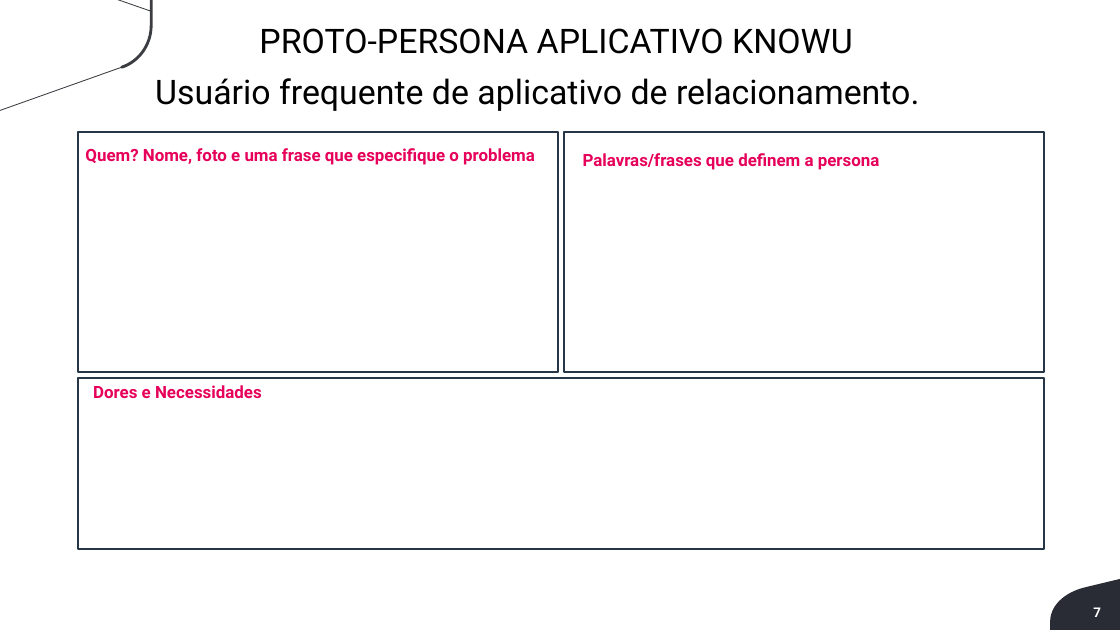
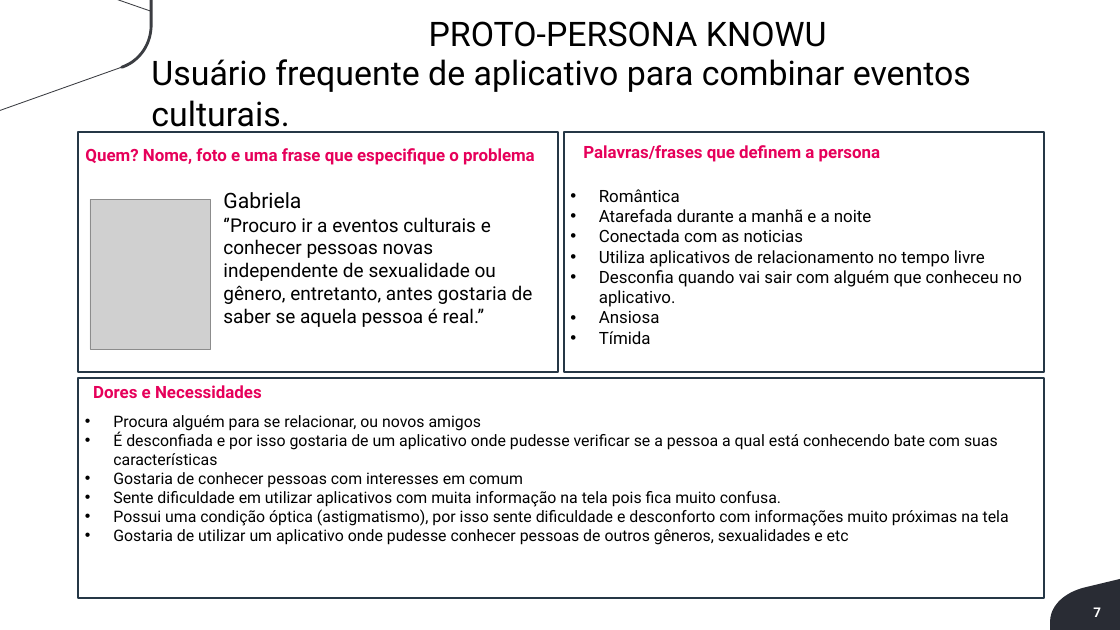
Before and after one commit to fekling/Knowu-Grupo5, a slide deck: slide 8 of Documentação/Sprint 1 - Entregavel do Projeto - v2 - Aluno-1.pptx. Drawn at 1120x630 pixels with LibreOffice and Linux fonts; fonts in the diff are those of the drawing; grey boxes stand for pictures; background and template pictures are left out. Boxes give left, top, right and bottom in pixels: in the first picture for what was removed or moved away, otherwise in the second. Text is boxed around its words. In the diff, an @@ line names an element or a change of style, - is before the commit and + after.

Commit message:
feat: creating proto-persona knowu

```diff
--- a/Documentação/Sprint 1 - Entregavel do Projeto - v2 - Aluno-1.pptx
+++ b/Documentação/Sprint 1 - Entregavel do Projeto - v2 - Aluno-1.pptx
@@ freeform shape at [0,0,152,111]: outline redrawn @@
@@ text at [429,21,827,47]: text changed @@
-PROTO-PERSONA APLICATIVO KNOWU
+PROTO-PERSONA KNOWU
@@ text at [151,59,971,133]: text changed @@
-Usuário frequente de aplicativo de relacionamento.
+Usuário frequente de aplicativo para combinar eventos culturais.
@@ text "Palavras/frases que definem a persona": place and size @@
-text "Palavras/frases que definem a persona" at [583,153,880,170]
+text "Palavras/frases que definem a persona" at [583,145,881,162]
@@ picture added at [90,200,210,350] @@
@@ text added at [223,192,533,327], 18 pt, text #000000 @@
+Gabriela
+‘’Procuro ir a eventos culturais e conhecer pessoas novas independente de sexualidade ou gênero, entretanto, antes gostaria de saber se aquela pessoa é real.’’
@@ text added at [599,189,1022,344], 16 pt, text #000000 @@
+• Romântica
+• Atarefada durante a manhã e a noite
+• Conectada com as noticias
+• Utiliza aplicativos de relacionamento no tempo livre
+• Desconfia quando vai sair com alguém que conheceu no aplicativo.
+• Ansiosa
+• Tímida
@@ rectangle: place and size @@
-rectangle at [78,378,1044,549]
+rectangle at [78,378,1044,598]
@@ text added at [113,415,1009,545], 15 pt, text #000000 @@
+• Procura alguém para se relacionar, ou novos amigos
+• É desconfiada e por isso gostaria de um aplicativo onde pudesse verificar se a pessoa a qual está conhecendo bate com suas características
+• Gostaria de conhecer pessoas com interesses em comum
+• Sente dificuldade em utilizar aplicativos com muita informação na tela pois fica muito confusa.
+• Possui uma condição óptica (astigmatismo), por isso sente dificuldade e desconforto com informações muito próximas na tela
+• Gostaria de utilizar um aplicativo onde pudesse conhecer pessoas de outros gêneros, sexualidades e etc
```
Also in this commit, not shown: 11 other slides changed, 1 slide removed, 2 other files.
